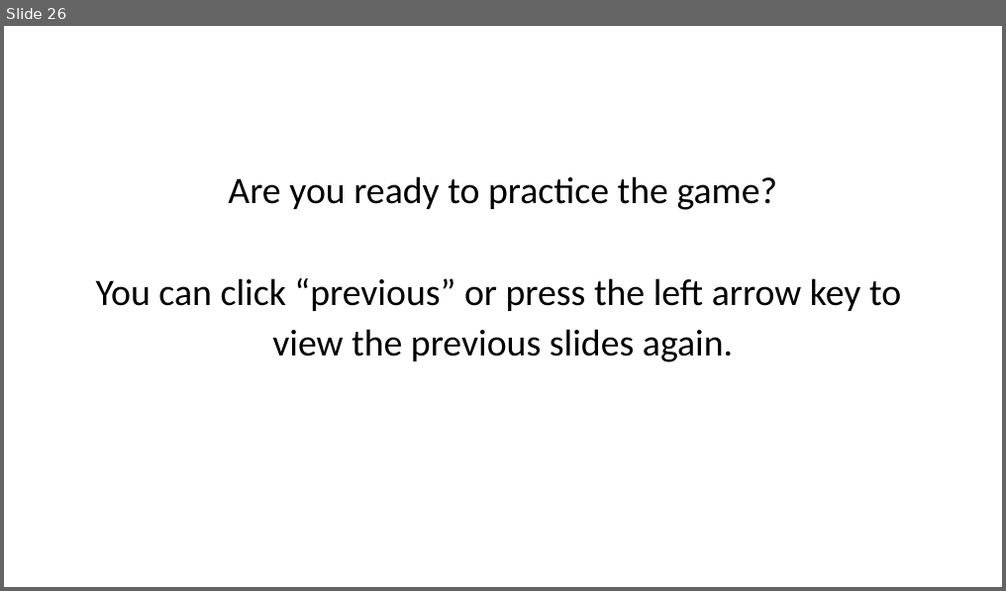
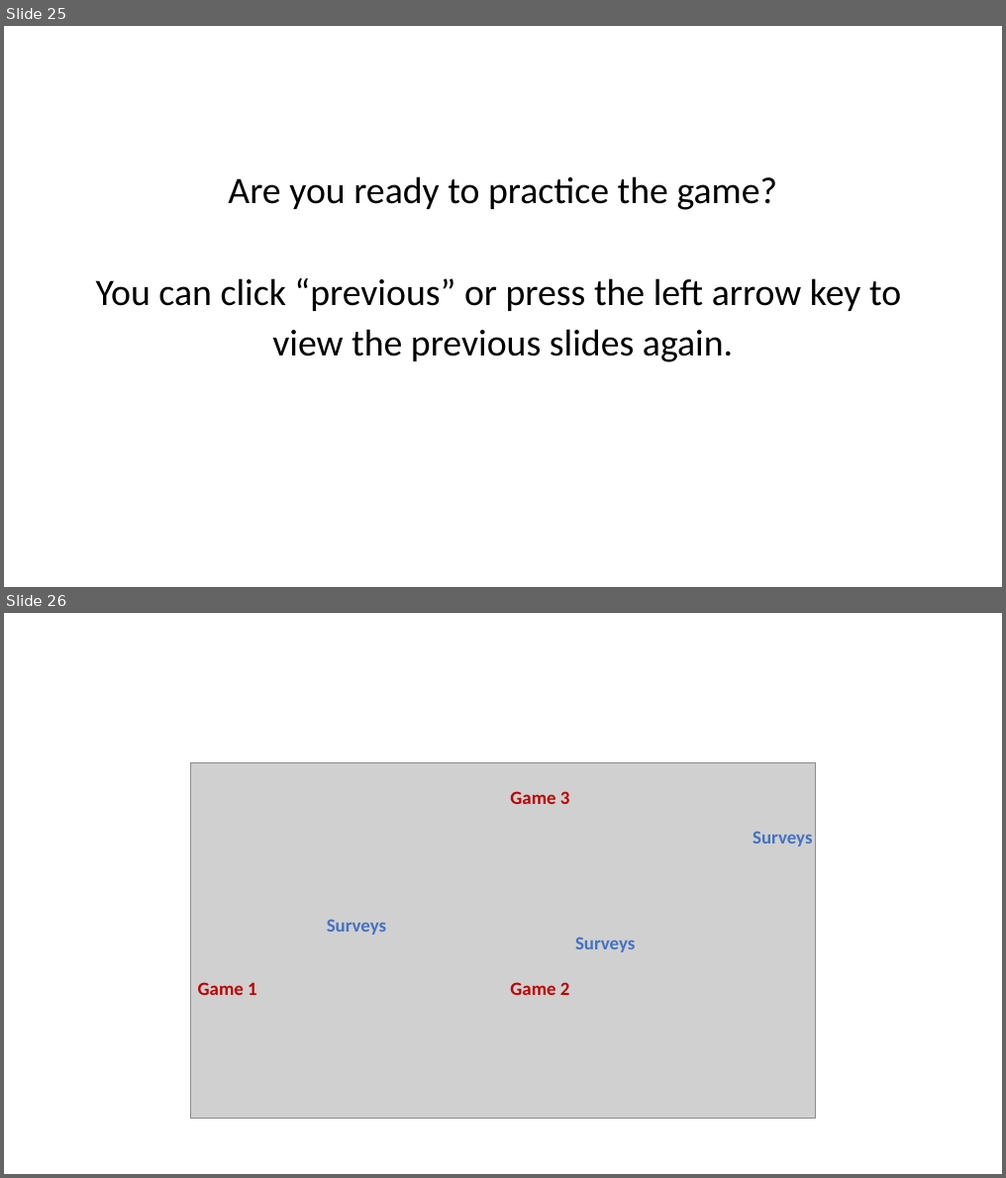
Before and after one commit to LillianXu2019/LUX-RL, a slide deck: images/task_instructions_lux.pptx. Shown one above the other, each under a label of ours: slide 26 before the commit, slides 25 and 26 after it. The pictures are 1006x591 and 1006x1178 pixels, drawn with LibreOffice and Linux fonts; fonts in the diff are those of the drawing; grey boxes stand for pictures. Boxes give left, top, right and bottom in pixels: in the first picture for what was removed or moved away, otherwise in the second. Text is boxed around its words. In the diff, an @@ line names an element or a change of style, - is before the commit and + after.

```diff
--- a/images/task_instructions_lux.pptx
+++ b/images/task_instructions_lux.pptx
@@ slide 26 added at <box>4,613,1002,1174</box>, background #FFFFFF @@
@@ picture added at <box>190,762,816,1119</box> @@
@@ text added at <box>510,791,570,804</box>, 18 pt, text #C00000, bold @@
+Game 3
@@ text added at <box>752,831,812,847</box>, 18 pt, text #4472C4, bold @@
+Surveys
@@ text added at <box>327,919,386,935</box>, 18 pt, text #4472C4, bold @@
+Surveys
@@ text added at <box>575,937,635,953</box>, 18 pt, text #4472C4, bold @@
+Surveys
@@ text added at <box>198,982,257,995</box>, 18 pt, text #C00000, bold @@
+Game 1
@@ text added at <box>510,982,570,995</box>, 18 pt, text #C00000, bold @@
+Game 2
@@ what was slide 26 is now slide 25 @@
```
Also in this commit, not shown: 1 slide changed, 1 other slide added, 11 other files.
